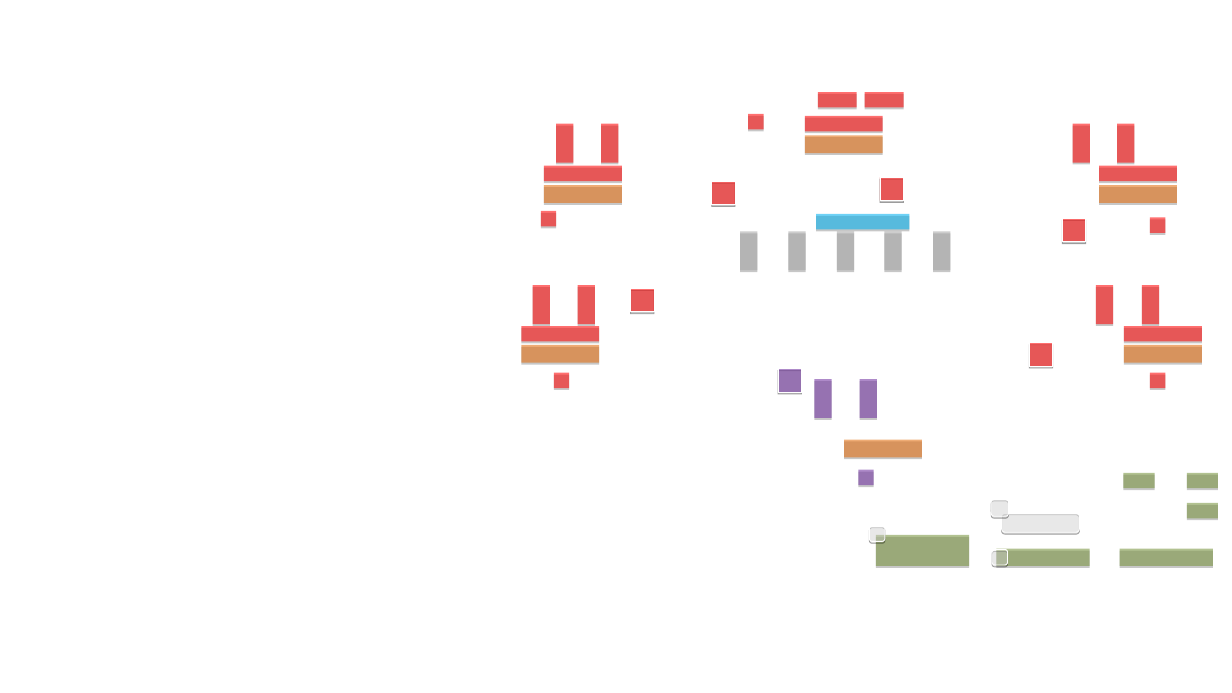
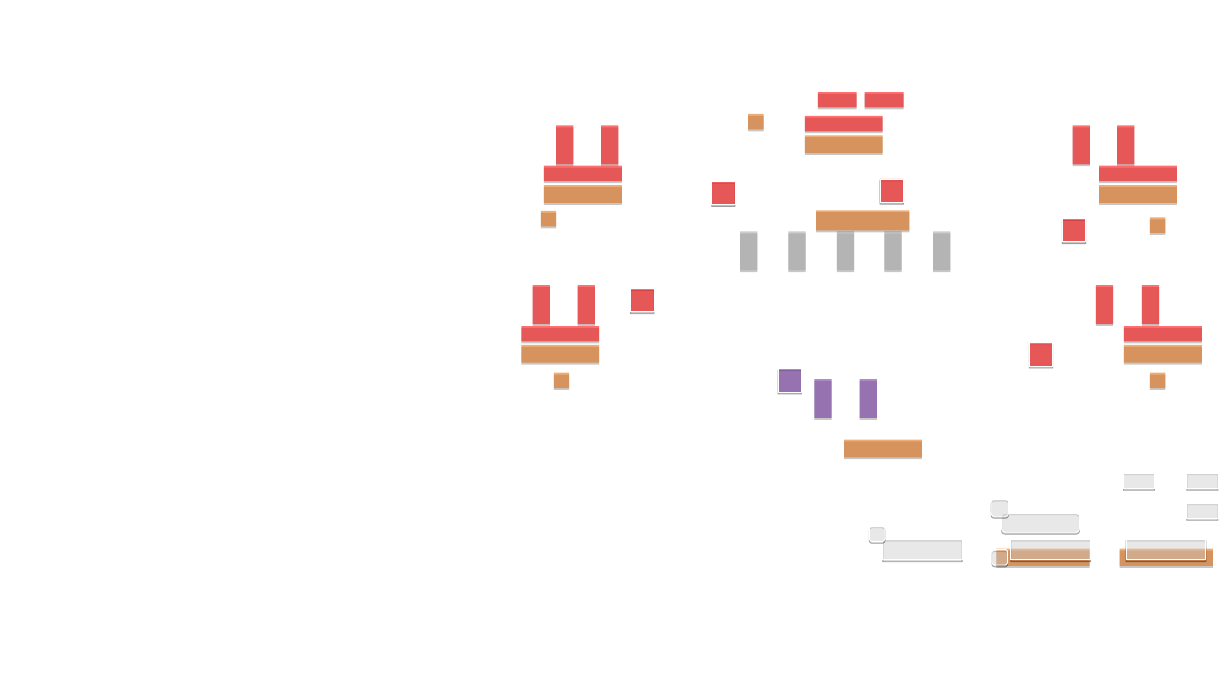
Before and after one commit to terry1013/Alesia, a slide deck: slide 1 of plugins/hero/resources/ps-poker stars.ppt. Drawn at 1232x693 pixels with LibreOffice and Linux fonts; fonts in the diff are those of the drawing; background and template pictures are left out. Boxes give left, top, right and bottom in pixels: in the first picture for what was removed or moved away, otherwise in the second. Text is boxed around its words. In the diff, an @@ line names an element or a change of style, - is before the commit and + after.

```diff
--- a/plugins/hero/resources/ps-poker stars.ppt
+++ b/plugins/hero/resources/ps-poker stars.ppt
@@ rectangle: place and size @@
-rectangle at [816, 214, 910, 229]
+rectangle at [816, 210, 910, 230]
@@ rectangle at [816, 210, 910, 230]: fill #00B0F0 at 56% opacity to #E46C0A at 56% opacity @@
@@ fill #FF0000 at 56% opacity to #E46C0A at 56% opacity in 5 elements at [554, 372, 570, 388], [541, 211, 557, 227], [748, 114, 764, 130], [1150, 217, 1165, 233], [1150, 372, 1165, 388] @@
@@ rectangle removed at [858, 469, 874, 485] @@
@@ fill #77933C at 56% opacity to #FFFFFF at 34% opacity; outline none to #FFFFFF 0.74 pt in 4 elements at [1124, 473, 1155, 488], [1187, 473, 1218, 488], [1187, 503, 1218, 519], [883, 539, 962, 559] @@
@@ rectangle: place and size @@
-rectangle at [876, 535, 970, 566]
+rectangle at [883, 539, 962, 559]
@@ rectangle added at [1011, 539, 1091, 559], fill #FFFFFF at 34% opacity, outline #FFFFFF 0.74 pt @@
@@ rectangle added at [1126, 539, 1206, 559], fill #FFFFFF at 34% opacity, outline #FFFFFF 0.74 pt @@
@@ rectangle at [997, 548, 1090, 565]: fill #77933C at 56% opacity to #E46C0A at 56% opacity @@
@@ rectangle at [1119, 548, 1213, 565]: fill #77933C at 56% opacity to #E46C0A at 56% opacity @@
```
Also in this commit, not shown: 9 other files.
